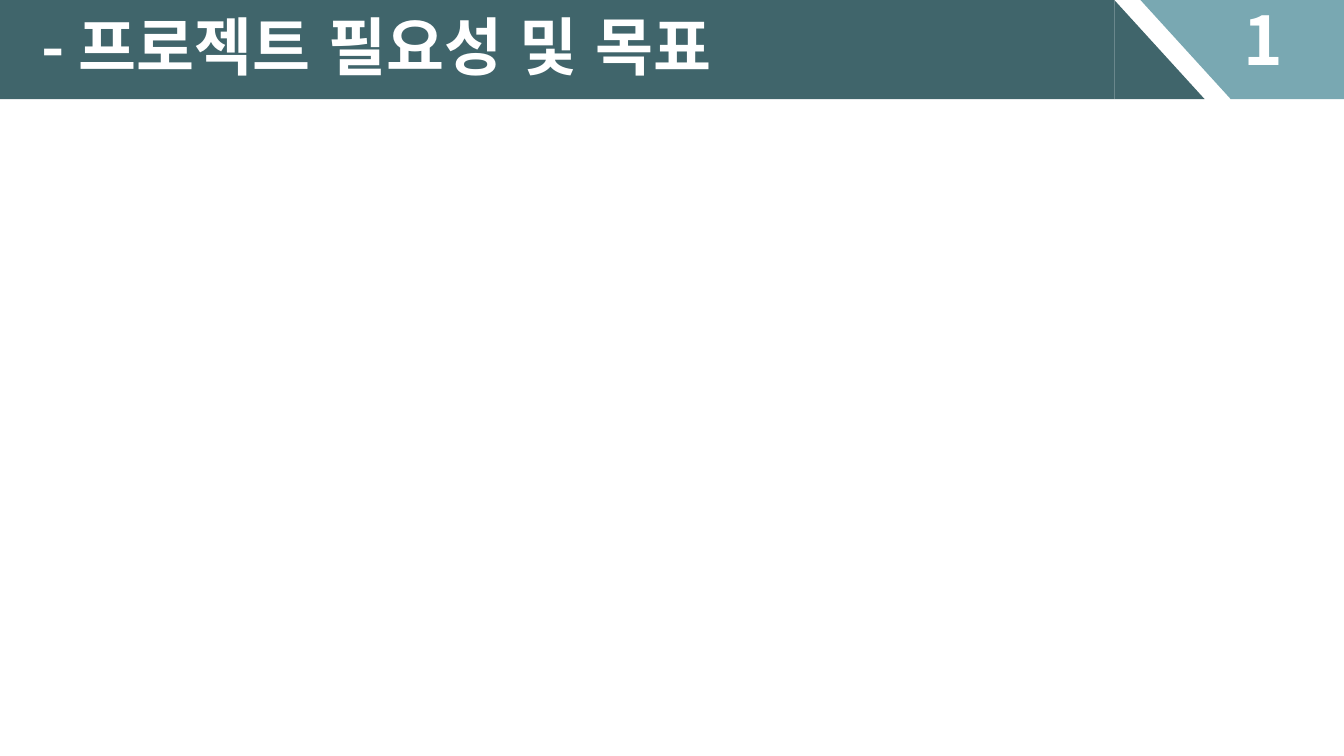
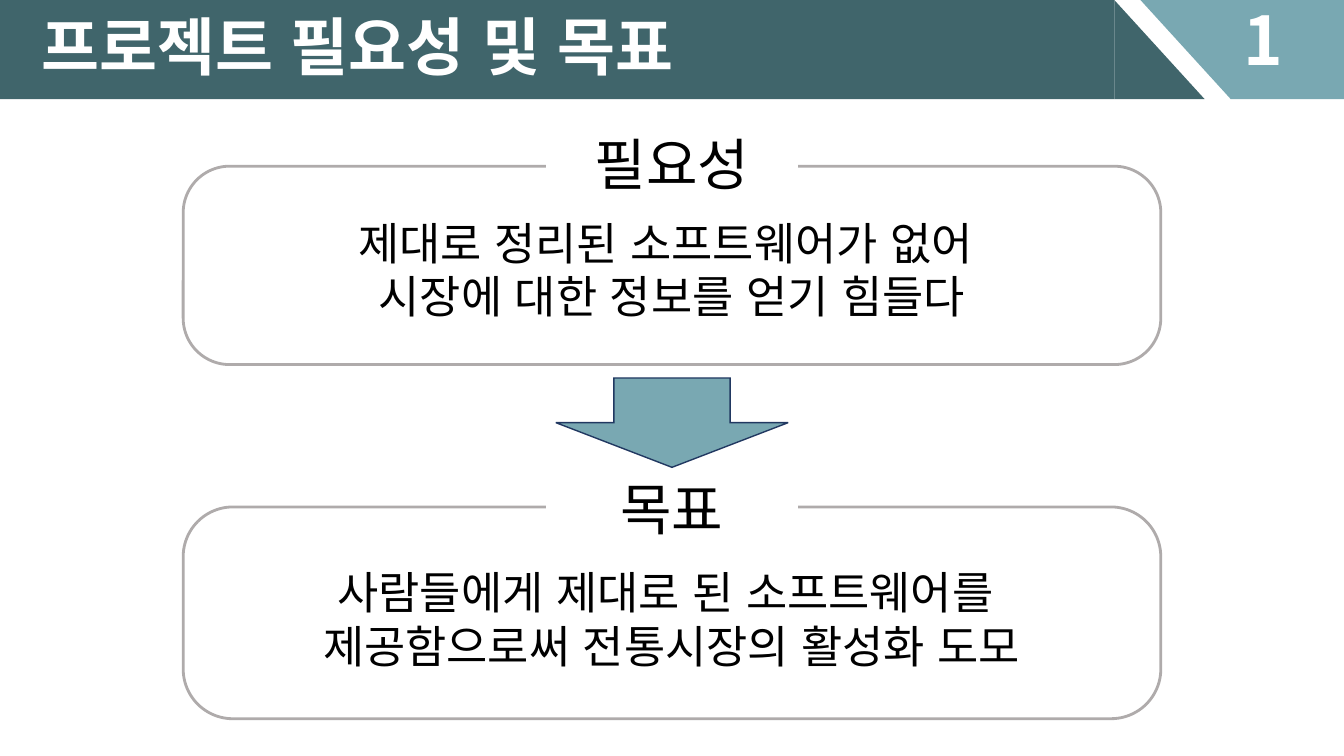
Before and after one commit to NetopiaAssistant/20191-Software-Team-02, a slide deck: slide 3 of 제안서 피피티.pptx. Drawn at 1344x756 pixels with LibreOffice and Linux fonts; fonts in the diff are those of the drawing. Boxes give left, top, right and bottom in pixels: in the first picture for what was removed or moved away, otherwise in the second. Text is boxed around its words. In the diff, an @@ line names an element or a change of style, - is before the commit and + after.

```diff
--- a/제안서 피피티.pptx
+++ b/제안서 피피티.pptx
@@ text at (x1=41, y1=17, x2=674, y2=76): text changed @@
-- 프로젝트 필요성 및 목표
+프로젝트 필요성 및 목표
@@ rectangle added at (x1=546, y1=124, x2=798, y2=202), fill #FFFFFF, outline #FFFFFF 0.75 pt, 40 pt, text #000000 @@
+필요성
@@ rounded rectangle added at (x1=184, y1=166, x2=1162, y2=365), outline #AFABAB 2 pt @@
@@ text added at (x1=358, y1=223, x2=972, y2=317), 32 pt, text #000000 @@
+제대로 정리된 소프트웨어가 없어
+시장에 대한 정보를 얻기 힘들다
@@ down arrow added at (x1=556, y1=378, x2=787, y2=468), fill #79A8B2, outline #223961 1 pt @@
@@ rectangle added at (x1=546, y1=470, x2=798, y2=547), fill #FFFFFF, outline #FFFFFF 0.75 pt, 40 pt, text #000000 @@
+목표
@@ rounded rectangle added at (x1=184, y1=507, x2=1162, y2=719), outline #AFABAB 2 pt @@
@@ text added at (x1=323, y1=572, x2=1020, y2=667), 32 pt, text #000000 @@
+사람들에게 제대로 된 소프트웨어를
+제공함으로써 전통시장의 활성화 도모
```
Also in this commit, not shown: 6 other slides changed.
